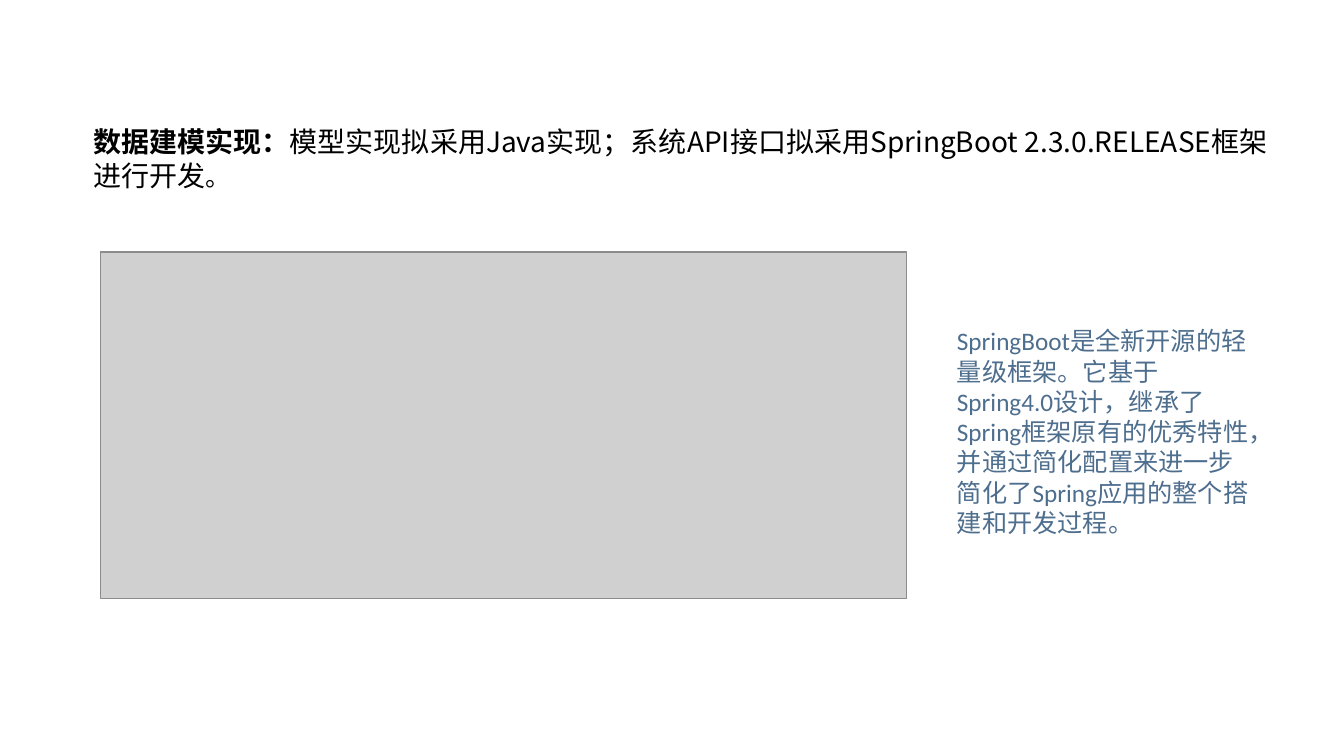
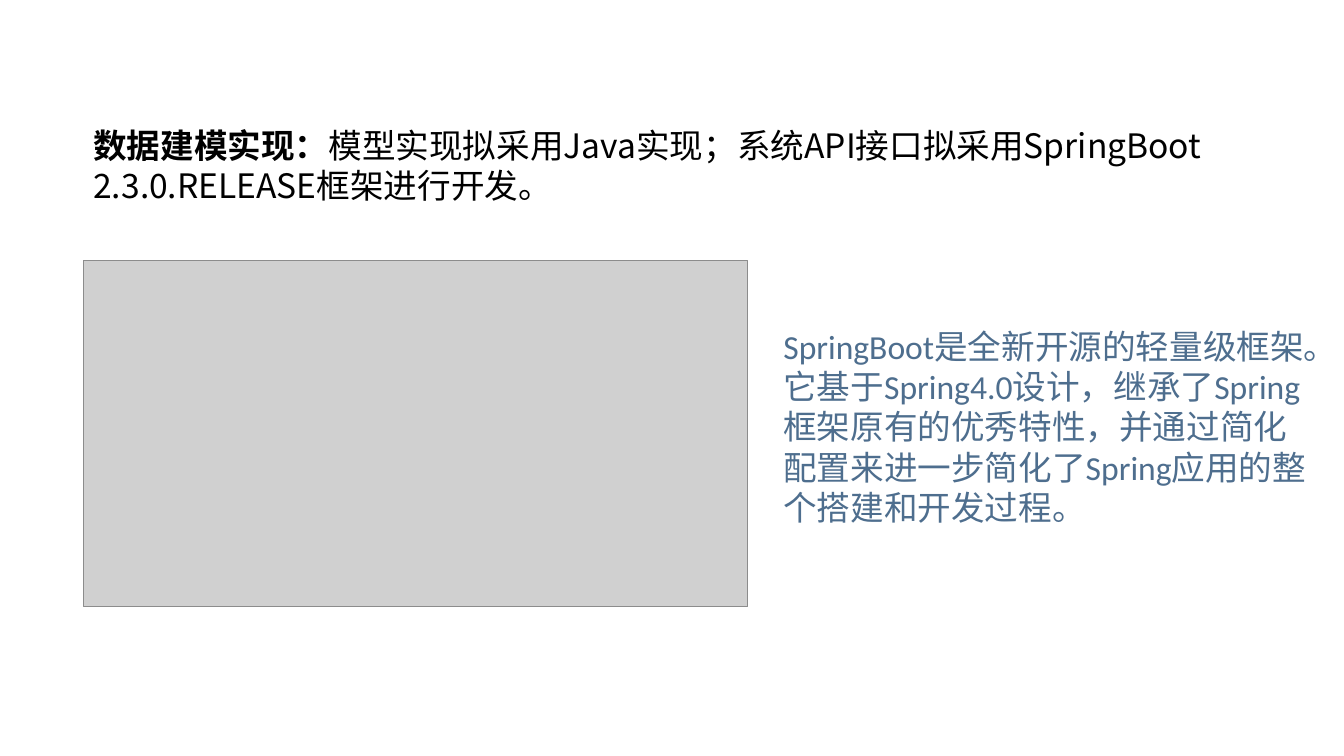
Before and after one commit to chendaye/Interview_xmind, a slide deck: slide 20 of graduate/开题报告-陈小龙.pptx (slide 18 before the commit). Drawn at 1344x756 pixels with LibreOffice and Linux fonts; fonts in the diff are those of the drawing; grey boxes stand for pictures. Boxes give left, top, right and bottom in pixels: in the first picture for what was removed or moved away, otherwise in the second. Text is boxed around its words. In the diff, an @@ line names an element or a change of style, - is before the commit and + after.

```diff
--- a/graduate/开题报告-陈小龙.pptx
+++ b/graduate/开题报告-陈小龙.pptx
@@ text "数据建模实现：模型实现拟采用Java实现；系统API接口拟采用SpringBoot 2.3.0.RELEASE框架进行开 ..." at <box>93,129,1201,201</box>: size 20 to 24 pt; size 18 to 24 pt in "2.3.0.RELEASE框架进行开发。" @@
@@ picture: place and size @@
-picture at <box>100,252,905,599</box>
+picture at <box>84,260,748,607</box>
@@ text "SpringBoot是全新开源的轻量级框架。它基于Spring4.0设计，继承了Spring框架原有的优秀特性，并通过简 ...": place and size @@
-text "SpringBoot是全新开源的轻量级框架。它基于Spring4.0设计，继承了Spring框架原有的优秀特性，并通过简 ..." at <box>957,360,1273,534</box>
+text "SpringBoot是全新开源的轻量级框架。它基于Spring4.0设计，继承了Spring框架原有的优秀特性，并通过简 ..." at <box>783,331,1337,523</box>
@@ text "SpringBoot是全新开源的轻量级框架。它基于Spring4.0设计，继承了Spring框架原有的优秀特性，并通过简 ..." at <box>783,331,1337,523</box>: size 18 to 24 pt @@
```
Also in this commit, not shown: 11 other slides changed, 9 slides added, 5 slides removed.
